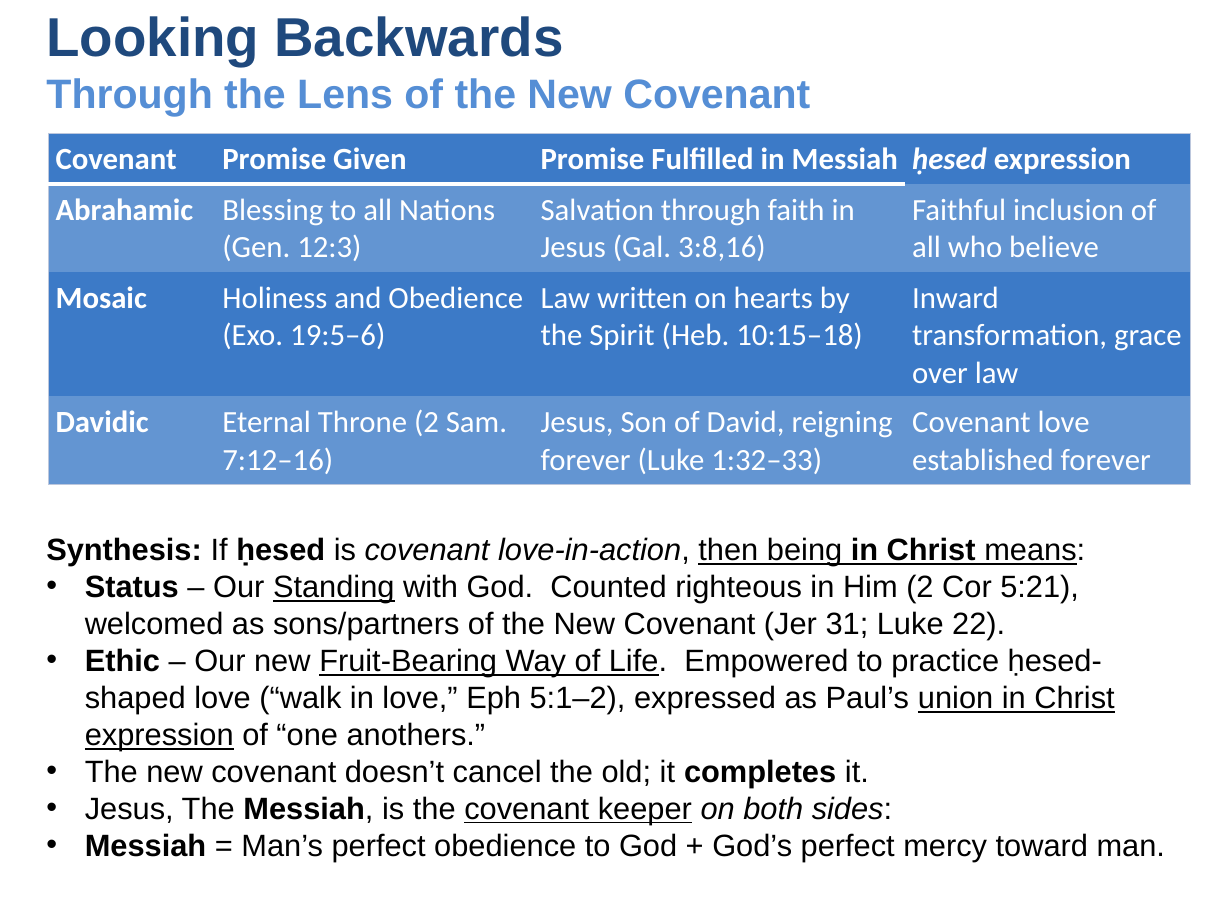
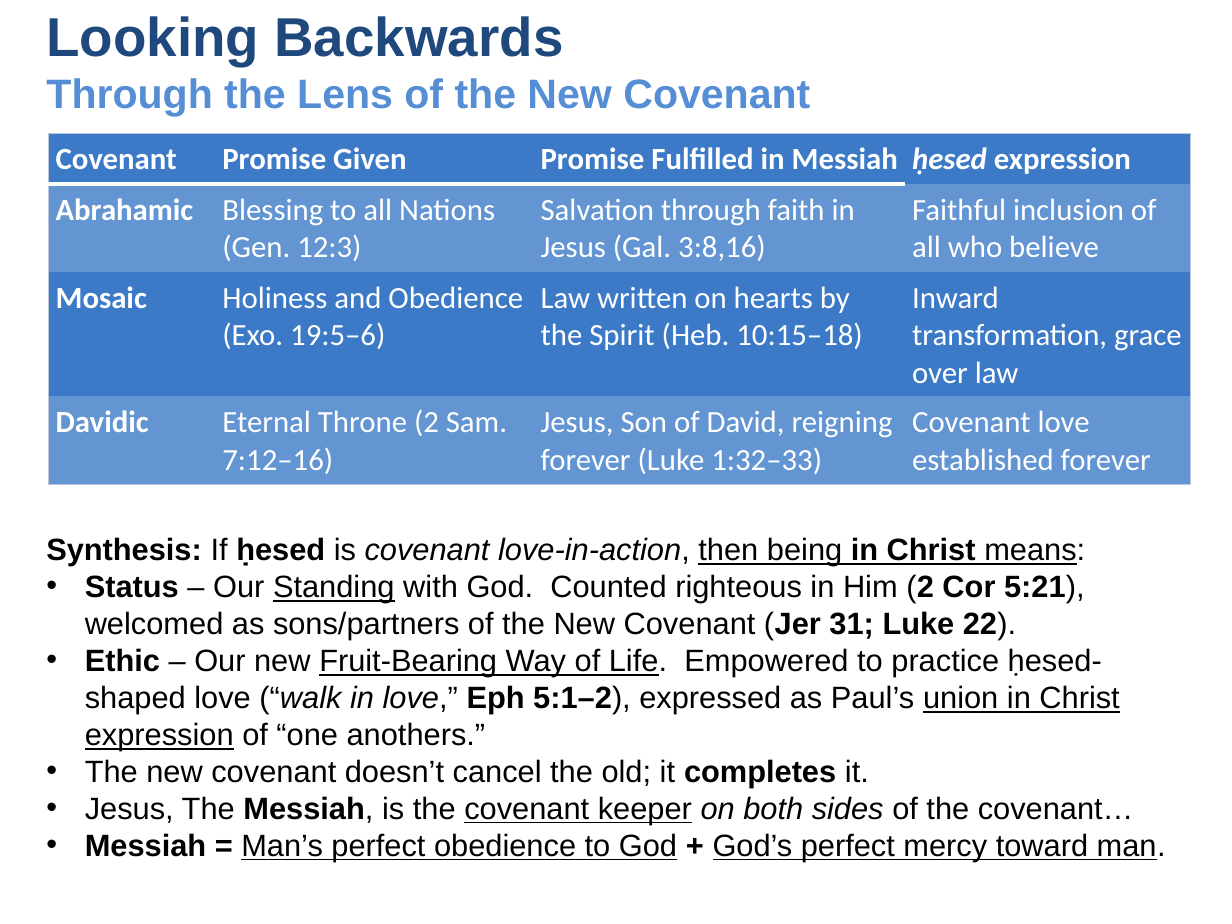
Before and after one commit to UsefulEngines/EvangelismPublic, a slide deck: slide 3 of 2025-Q4/Promises6/2025-11-09-Promises6.pptx. Drawn at 1232x924 pixels with LibreOffice and Linux fonts; fonts in the diff are those of the drawing. Boxes give left, top, right and bottom in pixels: in the first picture for what was removed or moved away, otherwise in the second. Text is boxed around its words. In the diff, an @@ line names an element or a change of style, - is before the commit and + after.

```diff
--- a/2025-Q4/Promises6/2025-11-09-Promises6.pptx
+++ b/2025-Q4/Promises6/2025-11-09-Promises6.pptx
@@ text at (85, 574, 1166, 861): bold on in "(2 Cor 5:21), (Jer 31; Luke 22).", "Eph 5:1–2),", "= +"; italic on in "(“walk in love,”"; underline on in "Man’s perfect obedience to God God’s perfect ..." @@
@@ text at (85, 796, 1134, 824): text changed @@
-• Jesus, The Messiah, is the covenant keeper on both sides:
+• Jesus, The Messiah, is the covenant keeper on both sides of the covenant…
```
Also in this commit, not shown: 5 other slides changed, 1 other file.
